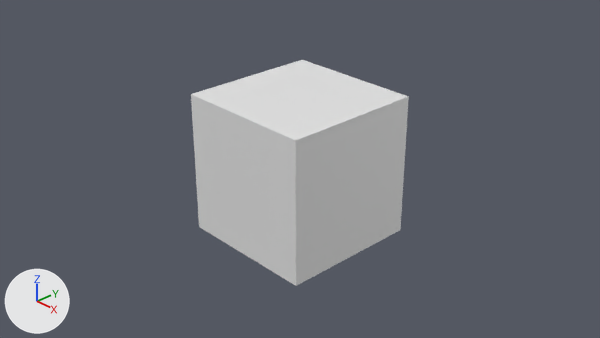
A saved change to the Blender file smoke_generator_V1/blender_files/random_smoke_plume.blend.
Both versions are drawn from the file's camera 'Camera'. Lighting does not change. The marker at lower left points along +X, +Y and +Z. The same objects are shown in both versions, whatever each file hides.
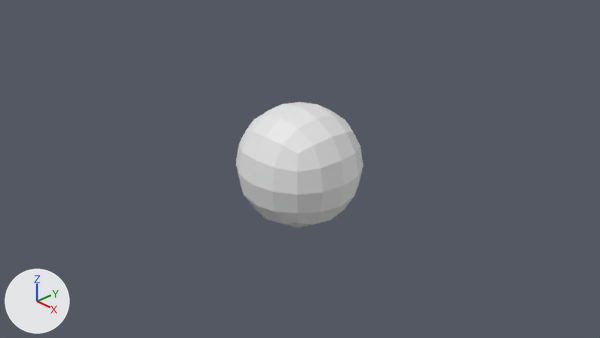
The newer file is also rescaled (x0.5) as a whole; pictures and numbers use the older file's frame.

Location of each change, (x1, y1, x2, y2) in pixels of the pictures (600 x 338 px):
```json
{"object": "Cube", "change": "modifiers changed", "before": [191, 60, 409, 286], "after": [236, 102, 363, 228], "on screen": "42% narrower, 44% shorter"}
```

Scene script edits in JSON lines:
```json
{"op": "add", "block": "ob_cube", "code": "_m = ob_cube.modifiers.new('Subdivision', 'SUBSURF')"}
{"op": "add", "block": "ob_cube", "code": "_m.levels = 2"}
```
